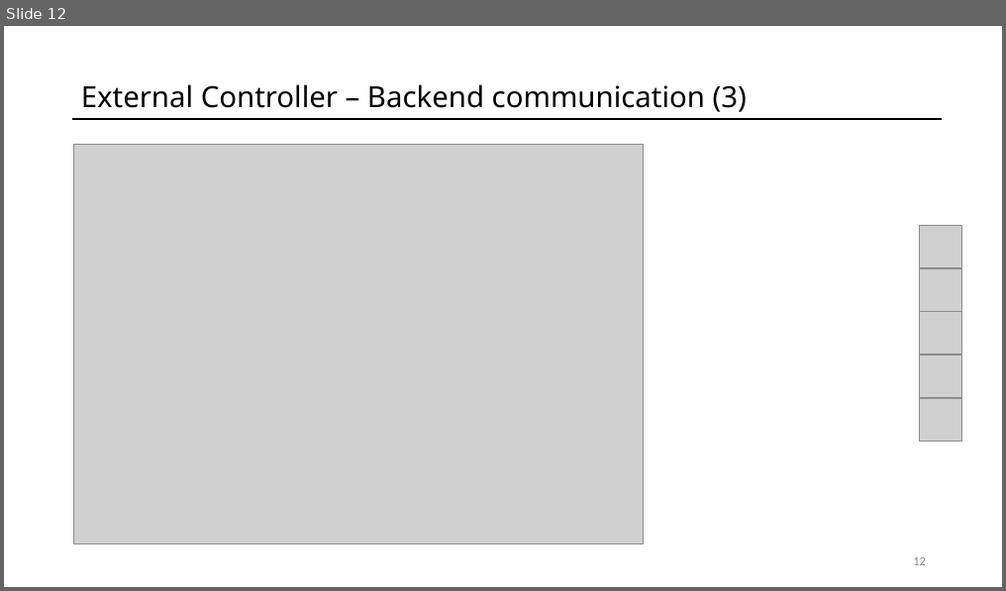
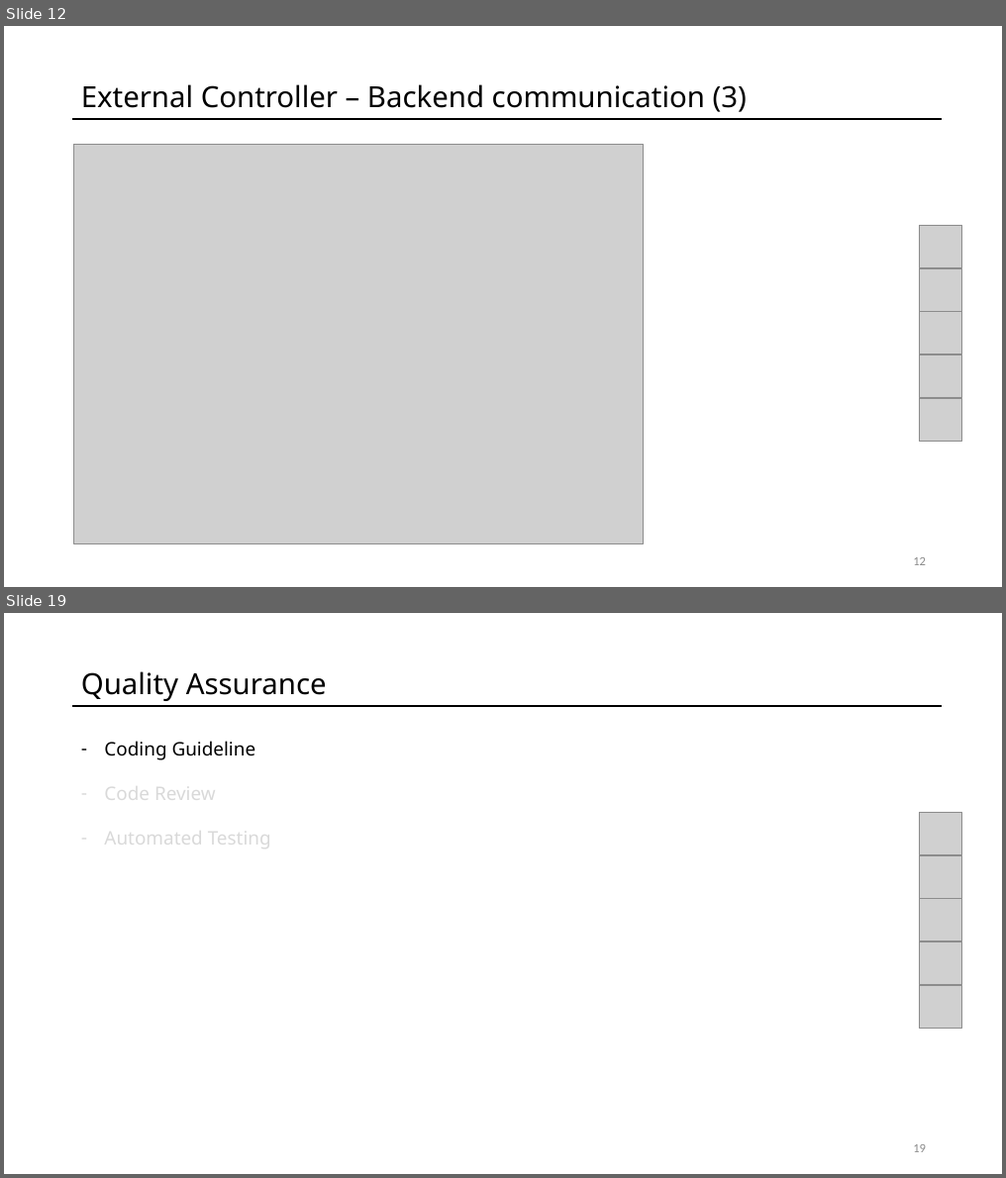
Before and after one commit to fpedd/ees-pees, a slide deck: orga/milestone_presentations/MP2.pptx. Shown one above the other, each under a label of ours: slide 12 before the commit, slides 12 and 19 after it; the slides between them are not shown. The pictures are 1006x591 and 1006x1178 pixels, drawn with LibreOffice and Linux fonts; fonts in the diff are those of the drawing; grey boxes stand for pictures. Boxes give left, top, right and bottom in pixels: in the first picture for what was removed or moved away, otherwise in the second. Text is boxed around its words. In the diff, an @@ line names an element or a change of style, - is before the commit and + after.

```diff
--- a/orga/milestone_presentations/MP2.pptx
+++ b/orga/milestone_presentations/MP2.pptx
@@ slide 19 added at (x1=4, y1=613, x2=1002, y2=1174), background #FFFFFF; not listed: 1 template element that a slide beside it also shows @@
@@ text added at (x1=81, y1=671, x2=327, y2=701), 28 pt, text #000000 @@
+Quality Assurance
@@ text added at (x1=104, y1=741, x2=271, y2=852), 18 pt, text #D9D9D9 @@
+– Coding Guideline
+– Code Review
+– Automated Testing
@@ group added at (x1=920, y1=812, x2=962, y2=1029): 5 pictures @@
@@ page number added at (x1=913, y1=1145, x2=926, y2=1153), 12 pt, text #8C8C8C @@
+19
```
Also in this commit, not shown: 1 slide changed, 8 other slides added, 3 slides removed.
